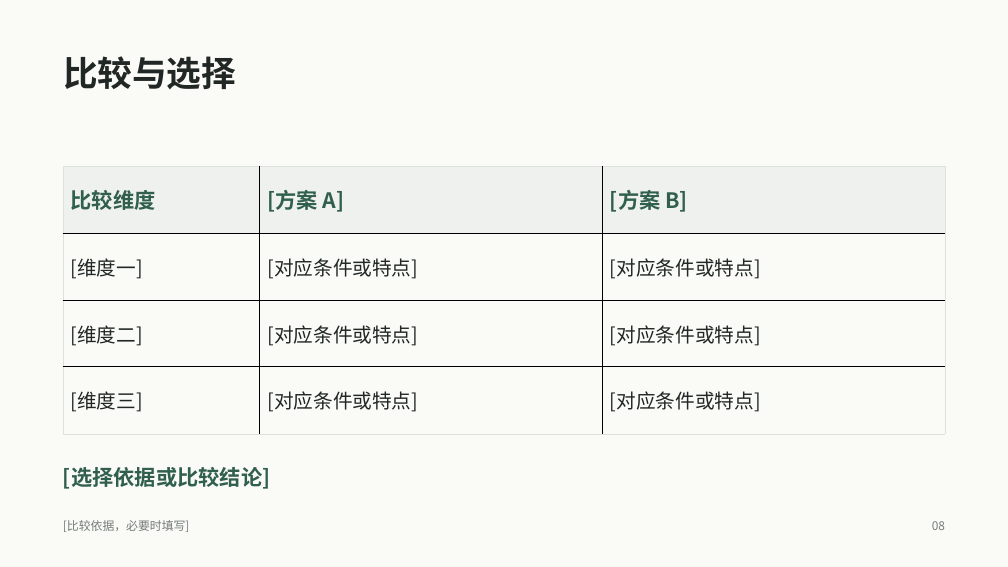
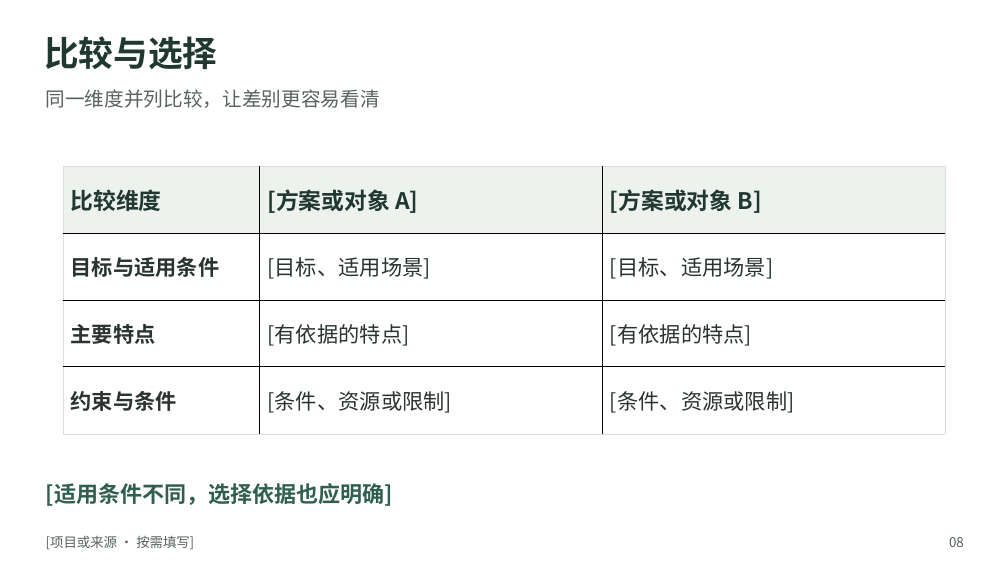
Before and after one commit to sky-awe/minimal-elegant-ppt-skill, a slide deck: slide 8 of skills/minimal-elegant-ppt/assets/template.pptx. Drawn at 1008x567 pixels with LibreOffice and Linux fonts; fonts in the diff are those of the drawing. Boxes give left, top, right and bottom in pixels: in the first picture for what was removed or moved away, otherwise in the second. Text is boxed around its words. In the diff, an @@ line names an element or a change of style, - is before the commit and + after.

```diff
--- a/skills/minimal-elegant-ppt/assets/template.pptx
+++ b/skills/minimal-elegant-ppt/assets/template.pptx
@@ background #FAFAF7 to #FFFFFF @@
@@ text "比较与选择": place and size @@
-text "比较与选择" at [63,56,236,89]
+text "比较与选择" at [44,36,217,69]
@@ text "比较与选择" at [44,36,217,69]: text colour #202724 to #20382F @@
@@ text added at [46,89,380,108], 18.8 pt, text #58635D @@
+同一维度并列比较，让差别更容易看清
@@ table at [63,166,944,434] @@
-row 1, column 2: [方案 A]
+row 1, column 2: [方案或对象 A]
-row 1, column 3: [方案 B]
+row 1, column 3: [方案或对象 B]
-row 2: [维度一] | [对应条件或特点] | [对应条件或特点]
+row 2: 目标与适用条件 | [目标、适用场景] | [目标、适用场景]
-row 3: [维度二] | [对应条件或特点] | [对应条件或特点]
+row 3: 主要特点 | [有依据的特点] | [有依据的特点]
-row 4: [维度三] | [对应条件或特点] | [对应条件或特点]
+row 4: 约束与条件 | [条件、资源或限制] | [条件、资源或限制]
@@ fill #EEF1ED to #EDF2EE in row 1 @@
@@ fill #FAFAF7 to #FFFFFF in 9 cells @@
@@ size 20.2 to 21.8 pt, text colour #315F4D to #20382F in "比较维度" @@
@@ borders changed @@
@@ text at [46,483,393,506]: text changed; size 20.2 to 21 pt @@
-[选择依据或比较结论]
+[适用条件不同，选择依据也应明确]
@@ text at [46,536,194,550]: text changed; size 11.2 to 12.8 pt; text colour #747C76 to #58635D @@
-[比较依据，必要时填写]
+[项目或来源 · 按需填写]
@@ text "08": place and size @@
-text "08" at [932,521,945,530]
+text "08" at [949,537,964,547]
@@ text "08" at [949,537,964,547]: size 11.2 to 12.8 pt, text colour #747C76 to #58635D @@
```
Also in this commit, not shown: 6 other slides changed, 5 slides added, 5 slides removed, 5 other files.
